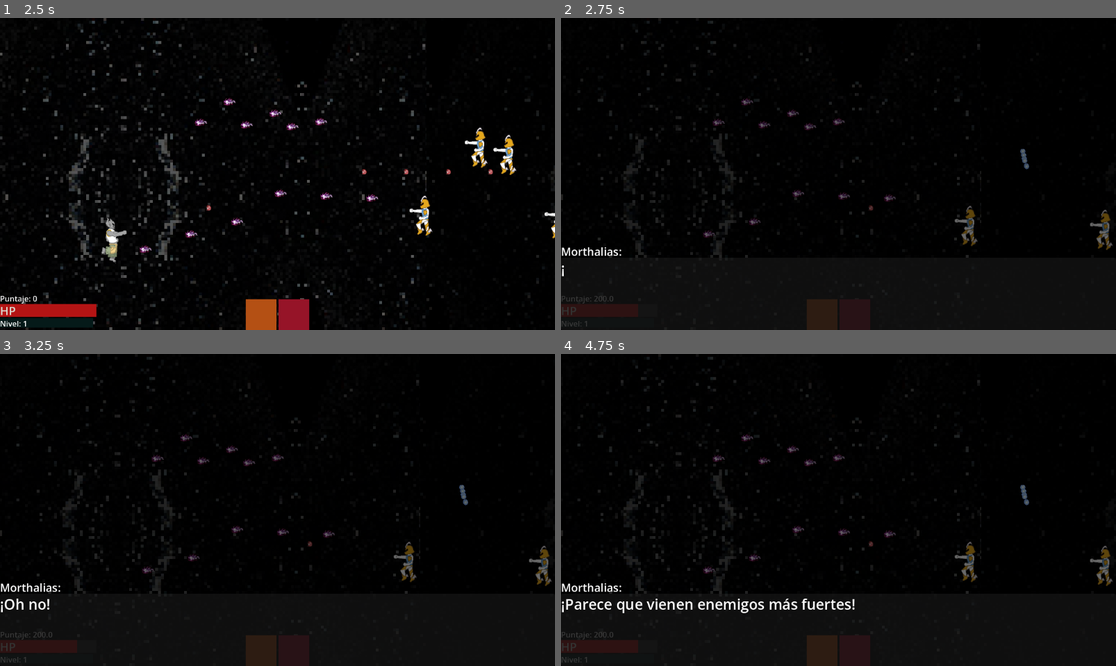
Above: before the commit, frames 1-4 (two rows, left to right).
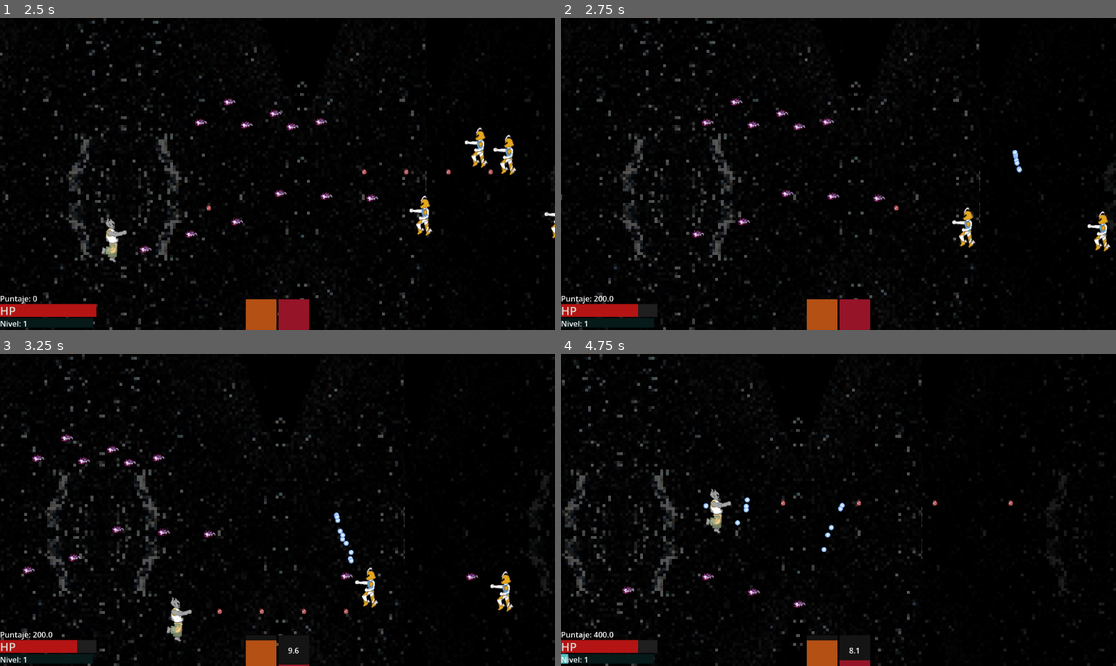
Above: after the commit, the same moments.

Repository: wfeboSKL/tales-for-the-asleep
Game: Godot game, scene res://scenes/Menu/Mewou.tscn
The game is run twice, just before and just after one commit, with the same random seed, the same clock (stepped at 60 frames per second) and the same inputs.
Inputs:
- Up to frame 1 (2.5 s): click "Capítulo I" at 0.5 s; tap Enter at 1.25 s; hold D (move_right) 1.28-2.03 s; hold K (shoot) 1.28-2.03 s; tap Space at 1.52, 2.27 s; hold S (move_down) from 2.03 s (still down); tap Shift (focus) at 2.1 s; tap K (shoot) at 2.3 s
- Up to frame 2 (2.75 s): keep holding S (move_down)
- Up to frame 3 (3.25 s): release S (move_down) at 2.78 s; hold D (move_right) from 2.78 s (still down); hold K (shoot) from 2.78 s (still down); tap J (melee) at 2.85 s
- Up to frame 4 (4.75 s): release D (move_right) at 3.53 s; release K (shoot) at 3.53 s; hold W (move_up) 3.53-4.28 s; tap K (shoot) at 3.6 s; tap Space at 3.77, 4.52 s; hold A (move_left) from 4.28 s (still down); hold K (shoot) from 4.28 s (still down); tap Enter at 4.35 s

Frame 1 is identical in both runs. In frame 2, 5.8% of the frame differs, in the area x 0-100%, y 0-100%; in frame 3, 7.9%; in frame 4, 8.0%.

Commit message:
Añadir enemy_centry junto a movimiento vertical y límites | Trabajado en PC_FEBO

Diff:
--- a/scenes/demolevel/enemy_spawner.gd
+++ b/scenes/demolevel/enemy_spawner.gd
@@ -43,7 +43,7 @@
 			["Morthalias:", "¡Lo siento!"]
 			])
 	#Si se matan más de 20 enemigos y es la horda 1, ahora es la horda 2
-	elif GameData.enemies_killed >= 2 and GameData.current_wave == 1:
+	elif GameData.enemies_killed >= 20 and GameData.current_wave == 1:
 		GameData.current_wave = 2
 		dialogue_box.start_dialogue([
 			["Morthalias:", "¡Oh no!"],
--- /dev/null
+++ b/scenes/enemies/enemy_sentry.gd
@@ -0,0 +1,45 @@
+extends "res://scripts/enemies/enemy_base.gd"
+
+var in_home = false
+var is_shooting = false
+var home_position = Vector2.ZERO
+
+var movement_cooldown = 0.0
+var shoot_pause = 0.0
+const SPEED = 140.0
+const SPEED_Y = 270.0
+var move_direction = -1
+
+func _physics_process(delta: float) -> void:
+	if not in_home:
+		# Todavía no llegó, sigue cayendo
+		velocity.y = move_toward(velocity.y, home_position.y, SPEED_Y)
+		if position.distance_to(home_position) < 5:
+			in_home = true
+	else:
+		# Ya está en home, oscila para siempre (sin volver a chequear distancia)
+		if is_shooting:
+			shoot_pause -= delta
+			velocity.y = 0
+			if shoot_pause <= 0:
+				is_shooting = false
+				move_direction *= -1
+				movement_cooldown = 1.7
+
+				print("ACABÓ SHOOT_PAUSE")
+		else:
+			movement_cooldown -= delta
+			velocity.y = SPEED_Y * move_direction
+			if movement_cooldown <= 0:
+				is_shooting = true
+				shoot_pause = 1
+				print("ACABÓ MOVEMENT_COOLDOWN")
+	move_and_slide()
+	position.y = clamp(position.y, home_position.y - 180, home_position.y + 180)
+
+func _ready():
+	super()
+	health = 7
+	xp_value = 55
+	# Guardamos la posición X actual, pero con una Y específica como destino "home"
+	home_position = Vector2(position.x, 324)
--- /dev/null
+++ b/scenes/enemies/enemy_sentry.tscn
@@ -0,0 +1,22 @@
+[gd_scene format=3 uid="uid://dcjohwkgxlmjj"]
+
+[ext_resource type="Script" uid="uid://5e0yg7l5uedf" path="res://scenes/enemies/enemy_sentry.gd" id="1_bjjst"]
+
+[sub_resource type="PlaceholderTexture2D" id="PlaceholderTexture2D_6irt1"]
+
+[sub_resource type="CircleShape2D" id="CircleShape2D_6irt1"]
+radius = 22.292004
+
+[node name="enemy_sentry" type="CharacterBody2D" unique_id=148646031]
+position = Vector2(400, 0)
+script = ExtResource("1_bjjst")
+
+[node name="Node2D" type="Sprite2D" parent="." unique_id=844041649]
+position = Vector2(0, 9.536743e-07)
+scale = Vector2(35, 42)
+skew = -0.2617994
+texture = SubResource("PlaceholderTexture2D_6irt1")
+
+[node name="CollisionShape2D" type="CollisionShape2D" parent="." unique_id=2086864322]
+skew = -0.2617994
+shape = SubResource("CircleShape2D_6irt1")
--- a/scenes/player/player.tscn
+++ b/scenes/player/player.tscn
@@ -4,7 +4,7 @@
 [ext_resource type="Texture2D" uid="uid://dayff4mjg7xii" path="res://Sprites/Desivinte.png" id="2_dovo2"]
 
 [sub_resource type="RectangleShape2D" id="RectangleShape2D_u8vuu"]
-size = Vector2(15.75, 28.875)
+size = Vector2(11, 38.875)
 
 [node name="Player" type="CharacterBody2D" unique_id=480144190 groups=["Player"]]
 script = ExtResource("1_3vyb7")
@@ -15,5 +15,5 @@
 texture = ExtResource("2_dovo2")
 
 [node name="CollisionShape2D" type="CollisionShape2D" parent="." unique_id=377164170]
-position = Vector2(-8.125, 10.5625)
+position = Vector2(-8.5, 15.5625)
 shape = SubResource("RectangleShape2D_u8vuu")
Not shown, added: scenes/enemies/enemy_sentry.gd.uid
